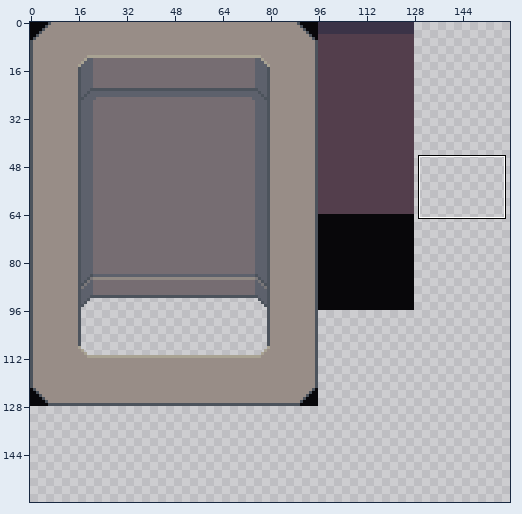
Two states of a sprite sheet, assets/dungeonv1.png. Above, an overview of the earlier version with the close-up marked.
Close-up. Before the edit:
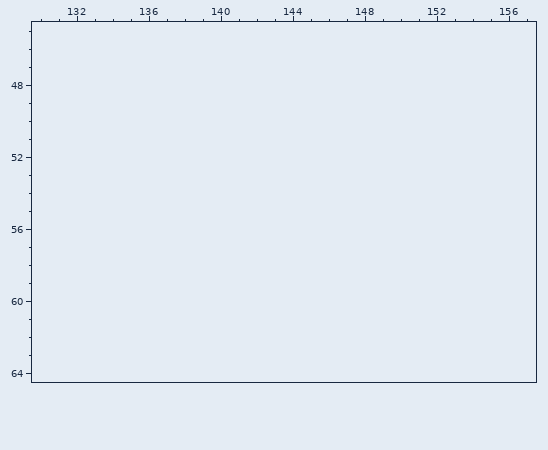
The file is 128x128 pixels. Colours within 5 levels of each other are drawn and written as one. Shown: x 130..157, y 45..64. The old version is drawn lined up with the new one, on the new canvas. The commit also changed other parts of the picture, which this record leaves out.
The same view after the edit:
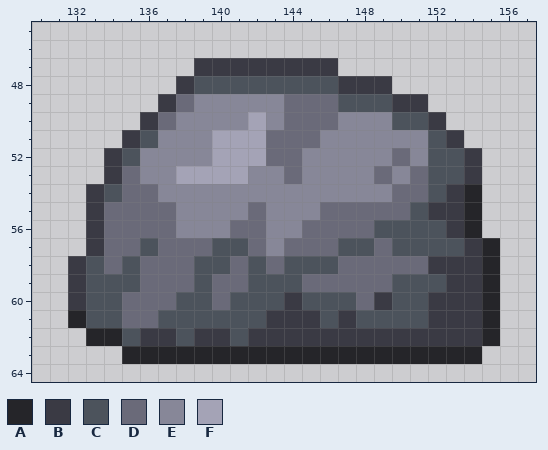
Palette (. is transparent): A #252529  B #3a3a44  C #4c535c  D #6a6a79  E #878798  F #a4a3b6
Changes in this commit:
canvas 128x128 -> 160x160
The edit adds colour A in rows 54 to 56 at x 154; in rows 57 to 60 at x 155; in row 61 at x 132 and 155; in row 62 at x 133 to 134 and 155; in row 63 at x 135 to 154.
The edit adds colour B in row 47 at x 139 to 146; in row 48 at x 138 and 147 to 149; in row 49 at x 137 and 150 to 151; in row 50 at x 136 and 152; in row 51 at x 135 and 153; in rows 52 to 53 at x 134 and 154.
The edit adds colour B in row 54 at x 133 and 153; in row 55 at x 133 and 152 to 153; in row 56 at x 133 and 153; in row 57 at x 133 and 154; in row 58 at x 132 and 152 to 154; in row 59 at x 132 and 153 to 154.
The edit adds colour B in row 60 at x 132, 144, 149 and 152 to 154; in row 61 at x 143 to 145, 147 and 152 to 154; in row 62 at x 136 to 137, 139 to 140 and 142 to 154.
The edit adds colour C in row 48 at x 139 to 146; in row 49 at x 147 to 149; in row 50 at x 150 to 151; in row 51 at x 136 and 152; in row 52 at x 135 and 152 to 153; in row 53 at x 152 to 153.
The edit adds colour C in row 54 at x 134 and 152; in row 55 at x 151; in row 56 at x 149 to 152; in row 57 at x 136, 140 to 141, 147 to 148 and 150 to 153; in row 58 at x 133, 135, 139 to 140, 142 and 144 to 146; in row 59 at x 133 to 135, 139, 142 to 144 and 150 to 152.
The edit adds colour C in row 60 at x 133 to 134, 138 to 139, 141 to 143, 145 to 147 and 150 to 151; in row 61 at x 133 to 134, 137 to 142, 146 and 148 to 151; in row 62 at x 135, 138 and 141.
The edit adds colour D in row 49 at x 138 and 144 to 146; in row 50 at x 137 and 144 to 146; in row 51 at x 143 to 145; in row 52 at x 143 to 144 and 150; in row 53 at x 135, 144, 149 and 151; in row 54 at x 135 to 136 and 150 to 151.
The edit adds colour D in row 55 at x 134 to 137, 142 and 146 to 150; in row 56 at x 134 to 137, 141 to 142 and 145 to 148; in row 57 at x 134 to 135, 137 to 139, 142, 144 to 146 and 149; in row 58 at x 134, 136 to 138, 141, 143 and 147 to 151; in row 59 at x 136 to 138, 140 to 141 and 145 to 149; in row 60 at x 135 to 137, 140 and 148.
The edit adds colour D in row 61 at x 135 to 136.
The edit adds colour E in row 49 at x 139 to 143; in row 50 at x 138 to 141, 143 and 147 to 149; in row 51 at x 137 to 139 and 146 to 151; in row 52 at x 136 to 139, 145 to 149 and 151; in row 53 at x 136 to 137, 142 to 143, 145 to 148 and 150; in row 54 at x 137 to 149.
The edit adds colour E in row 55 at x 138 to 141 and 143 to 145; in row 56 at x 138 to 140 and 143 to 144; in row 57 at x 143.
The edit adds colour F in row 50 at x 142; in rows 51 to 52 at x 140 to 142; in row 53 at x 138 to 141.
